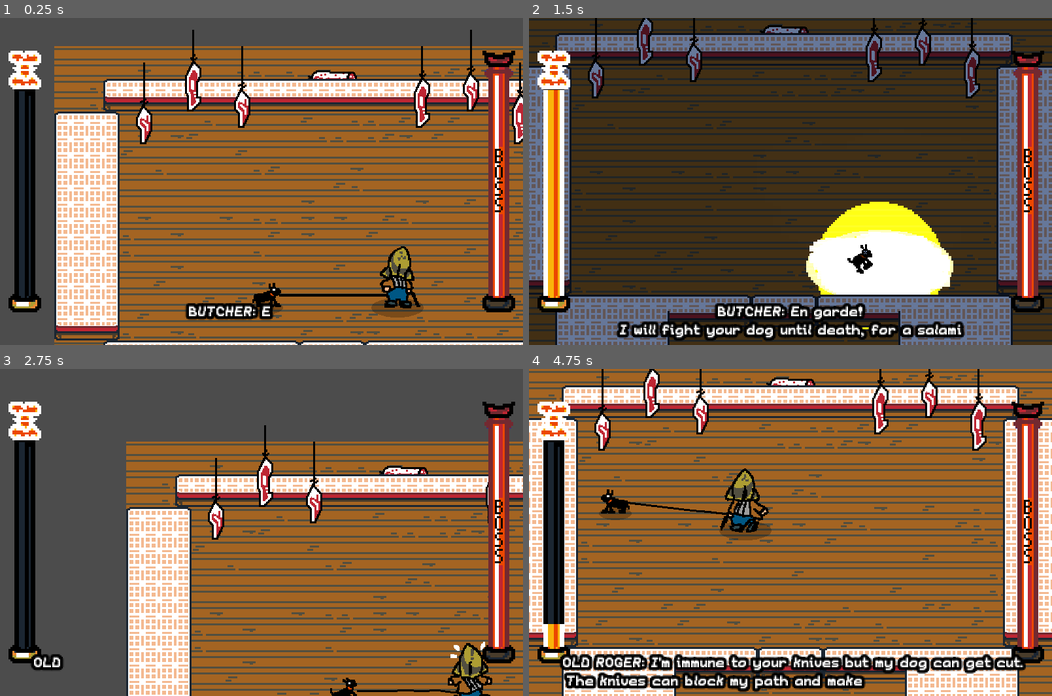
Above: before the commit, frames 1-4 (two rows, left to right).
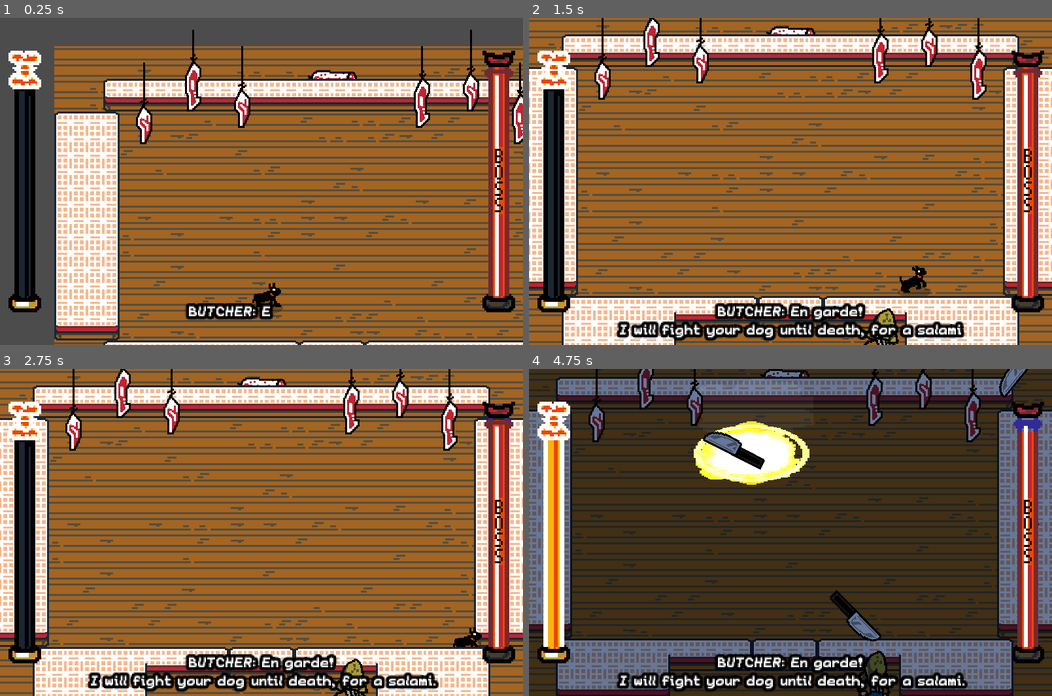
Above: after the commit, the same moments.

Repository: cagibi-dev/warhead-stroll
Game: Godot game, scene res://levels/Levelboss.tscn
The game is run twice, just before and just after one commit, with the same random seed, the same clock (stepped at 60 frames per second) and the same inputs. This scene is started directly instead of the project's main scene.
Inputs:
- Up to frame 1 (0.25 s): no input
- Up to frame 2 (1.5 s): hold Right (ui_right) 0.53-1.28 s; hold Down (ui_down) from 1.28 s (still down)
- Up to frame 3 (2.75 s): release Down (ui_down) at 2.03 s; hold Right (ui_right) from 2.03 s (still down)
- Up to frame 4 (4.75 s): release Right (ui_right) at 2.78 s; hold Up (ui_up) 2.78-3.53 s; hold Left (ui_left) from 3.53 s (still down)

The runs differ from the first frame. In frame 1, 1.3% of the frame differs, in the area x 53-81%, y 69-92%; in frame 2, 90%; in frame 3, 68%; in frame 4, 93%, in the area x 0-100%, y 0-100%.

Commit message:
Make boss fight easier & detach Old Roger

Diff:
--- a/levels/Levelboss.gd
+++ b/levels/Levelboss.gd
@@ -3,7 +3,7 @@
 
 var texts := [
 	"BUTCHER: En garde!\nI will fight your dog until death, for a salami.",
-	"OLD ROGER: I'm immune to your knives but my dog can get cut.\nThe knives can block my path and make me detonate though.",
+	"OLD ROGER: I'm immune to your knives but my dog can get cut.\nOnly the blade parts of the knives can hurt my boy.",
 	"OLD ROGER: Ye're a good boy! Keep it up! That's the spirit!\nBUTCHER: This is an absurd conflict and I'm glad to be part of it!",
 	"BUTCHER: I've always wondered if every butcher has a fight like\nthis one each morning. OLD ROGER: Ain't bad to have some exercise!",
 	"OLD ROGER: Hey butcher, am thinkin there's a metaphor there,\nye know, we're fightin to death for a goddamn salami.",
@@ -124,13 +124,13 @@
 	var angle := 0.0
 	for i in range(5):
 		var knife: Node2D = preload("res://enemies/Knife.tscn").instance()
-		knife.position = $Aim.position - Vector2(200, 0).rotated(angle)
-		knife.velocity = Vector2(-20, 0).rotated(angle)
-		knife.acc = Vector2(200, 0).rotated(angle)
+		knife.position = $Aim.position - Vector2(160, 0).rotated(angle)
+		knife.velocity = Vector2(-25, 0).rotated(angle)
+		knife.acc = Vector2(160, 0).rotated(angle)
 		knife.rot = TAU if i%2 == 0 else -TAU
 		add_child(knife)
 		angle += TAU / 5.0
-		yield(get_tree().create_timer(0.05), "timeout")
+		yield(get_tree().create_timer(0.1), "timeout")
 
 
 func _on_HitBox_body_entered(_body: Node) -> void:
--- a/levels/Levelboss.tscn
+++ b/levels/Levelboss.tscn
@@ -35,14 +35,18 @@
 collision_mask = 4
 
 [node name="Shape" type="CollisionShape2D" parent="Dog/HitBox" index="0"]
-position = Vector2( 0, -8 )
 shape = SubResource( 1 )
 
 [node name="Leash" parent="." index="4"]
-position = Vector2( 192, 240 )
+position = Vector2( 192, 400 )
+
+[node name="J1" parent="Leash" index="8"]
+node_a = NodePath("../../OldRoger")
 
 [node name="OldRoger" parent="." index="5"]
-position = Vector2( 320, 240 )
+position = Vector2( 344, 344 )
+collision_layer = 0
+collision_mask = 0
 
 [node name="TopSmoke" parent="HUD" index="0"]
 visible = false
@@ -85,5 +89,6 @@
 pause_mode = 2
 stream = ExtResource( 6 )
 bus = "music"
+
 [connection signal="body_entered" from="Dog/HitBox" to="." method="_on_HitBox_body_entered"]
 [connection signal="timeout" from="KnifeTimer" to="." method="_on_KnifeTimer_timeout"]
